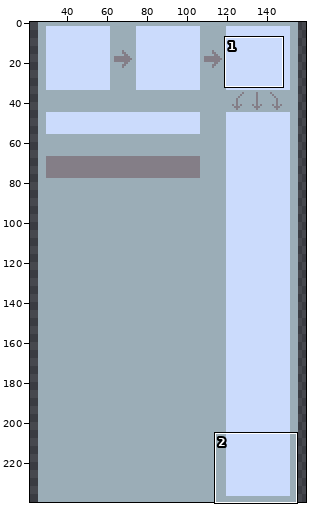
Pixel-art file: art/concept.ase. The first picture is a wide view before the edit; the outline marks the close-up.
Close-up. Before the edit:
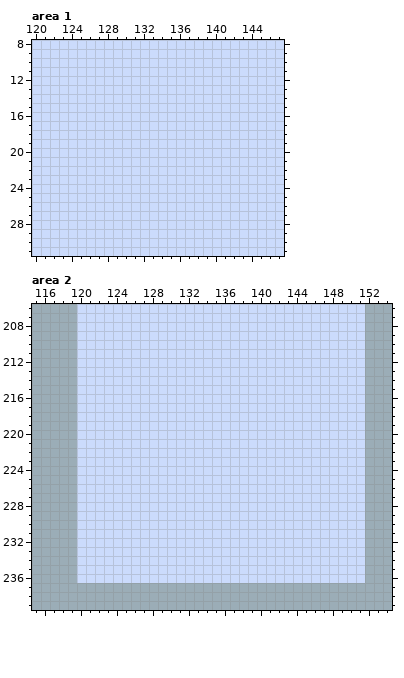
240x240 pixels, 1 frame. Shown: area 1: x 120..147, y 8..31; area 2: x 115..154, y 206..239. The wide view leaves out empty margins. The commit also changed other parts of the picture, which this record leaves out.
The same view after the edit:
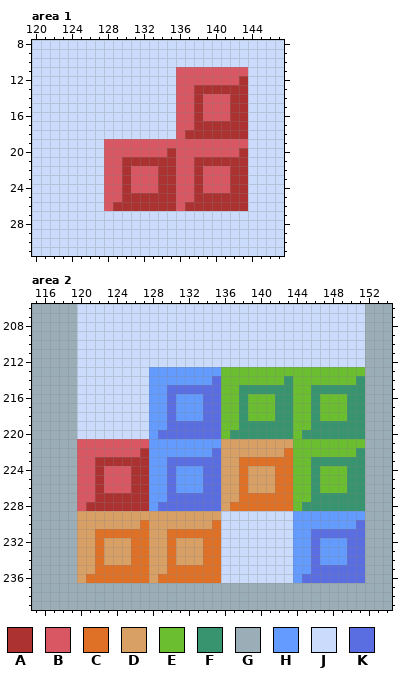
Palette (. is transparent): A #ac3232  B #d95763  C #df7126  D #d9a066  E #6abe30  F #37946e  G #9badb7  H #639bff  J #cbdbfc  K #5b6ee1
Changes in this commit:
layer "blocks" now shown
--- area 1, layer "blocks"
@@ x 120..147 @@
 10 JJJJJJJJJJJJJJJJJJJJJJJJJJJJ
-11 JJJJJJJJJJJJJJJJJJJJJJJJJJJJ
-12 JJJJJJJJJJJJJJJJJJJJJJJJJJJJ
-13 JJJJJJJJJJJJJJJJJJJJJJJJJJJJ
-14 JJJJJJJJJJJJJJJJJJJJJJJJJJJJ
-15 JJJJJJJJJJJJJJJJJJJJJJJJJJJJ
-16 JJJJJJJJJJJJJJJJJJJJJJJJJJJJ
-17 JJJJJJJJJJJJJJJJJJJJJJJJJJJJ
-18 JJJJJJJJJJJJJJJJJJJJJJJJJJJJ
-19 JJJJJJJJJJJJJJJJJJJJJJJJJJJJ
-20 JJJJJJJJJJJJJJJJJJJJJJJJJJJJ
-21 JJJJJJJJJJJJJJJJJJJJJJJJJJJJ
-22 JJJJJJJJJJJJJJJJJJJJJJJJJJJJ
-23 JJJJJJJJJJJJJJJJJJJJJJJJJJJJ
-24 JJJJJJJJJJJJJJJJJJJJJJJJJJJJ
-25 JJJJJJJJJJJJJJJJJJJJJJJJJJJJ
-26 JJJJJJJJJJJJJJJJJJJJJJJJJJJJ
+11 JJJJJJJJJJJJJJJJBBBBBBBBJJJJ
+12 JJJJJJJJJJJJJJJJBBBBBBBAJJJJ
+13 JJJJJJJJJJJJJJJJBBAAAAAAJJJJ
+14 JJJJJJJJJJJJJJJJBBABBBAAJJJJ
+15 JJJJJJJJJJJJJJJJBBABBBAAJJJJ
+16 JJJJJJJJJJJJJJJJBBABBBAAJJJJ
+17 JJJJJJJJJJJJJJJJBBAAAAAAJJJJ
+18 JJJJJJJJJJJJJJJJBAAAAAAAJJJJ
+19 JJJJJJJJBBBBBBBBBBBBBBBBJJJJ
+20 JJJJJJJJBBBBBBBABBBBBBBAJJJJ
+21 JJJJJJJJBBAAAAAABBAAAAAAJJJJ
+22 JJJJJJJJBBABBBAABBABBBAAJJJJ
+23 JJJJJJJJBBABBBAABBABBBAAJJJJ
+24 JJJJJJJJBBABBBAABBABBBAAJJJJ
+25 JJJJJJJJBBAAAAAABBAAAAAAJJJJ
+26 JJJJJJJJBAAAAAAABAAAAAAAJJJJ
 27 JJJJJJJJJJJJJJJJJJJJJJJJJJJJ
--- area 2, layer "blocks"
@@ x 115..154 @@
 212 GGGGGJJJJJJJJJJJJJJJJJJJJJJJJJJJJJJJJGGG
-213 GGGGGJJJJJJJJJJJJJJJJJJJJJJJJJJJJJJJJGGG
-214 GGGGGJJJJJJJJJJJJJJJJJJJJJJJJJJJJJJJJGGG
-215 GGGGGJJJJJJJJJJJJJJJJJJJJJJJJJJJJJJJJGGG
-216 GGGGGJJJJJJJJJJJJJJJJJJJJJJJJJJJJJJJJGGG
-217 GGGGGJJJJJJJJJJJJJJJJJJJJJJJJJJJJJJJJGGG
-218 GGGGGJJJJJJJJJJJJJJJJJJJJJJJJJJJJJJJJGGG
-219 GGGGGJJJJJJJJJJJJJJJJJJJJJJJJJJJJJJJJGGG
-220 GGGGGJJJJJJJJJJJJJJJJJJJJJJJJJJJJJJJJGGG
-221 GGGGGJJJJJJJJJJJJJJJJJJJJJJJJJJJJJJJJGGG
-222 GGGGGJJJJJJJJJJJJJJJJJJJJJJJJJJJJJJJJGGG
-223 GGGGGJJJJJJJJJJJJJJJJJJJJJJJJJJJJJJJJGGG
-224 GGGGGJJJJJJJJJJJJJJJJJJJJJJJJJJJJJJJJGGG
-225 GGGGGJJJJJJJJJJJJJJJJJJJJJJJJJJJJJJJJGGG
-226 GGGGGJJJJJJJJJJJJJJJJJJJJJJJJJJJJJJJJGGG
-227 GGGGGJJJJJJJJJJJJJJJJJJJJJJJJJJJJJJJJGGG
-228 GGGGGJJJJJJJJJJJJJJJJJJJJJJJJJJJJJJJJGGG
-229 GGGGGJJJJJJJJJJJJJJJJJJJJJJJJJJJJJJJJGGG
-230 GGGGGJJJJJJJJJJJJJJJJJJJJJJJJJJJJJJJJGGG
-231 GGGGGJJJJJJJJJJJJJJJJJJJJJJJJJJJJJJJJGGG
-232 GGGGGJJJJJJJJJJJJJJJJJJJJJJJJJJJJJJJJGGG
-233 GGGGGJJJJJJJJJJJJJJJJJJJJJJJJJJJJJJJJGGG
-234 GGGGGJJJJJJJJJJJJJJJJJJJJJJJJJJJJJJJJGGG
-235 GGGGGJJJJJJJJJJJJJJJJJJJJJJJJJJJJJJJJGGG
-236 GGGGGJJJJJJJJJJJJJJJJJJJJJJJJJJJJJJJJGGG
+213 GGGGGJJJJJJJJHHHHHHHHEEEEEEEEEEEEEEEEGGG
+214 GGGGGJJJJJJJJHHHHHHHKEEEEEEEFEEEEEEEFGGG
+215 GGGGGJJJJJJJJHHKKKKKKEEFFFFFFEEFFFFFFGGG
+216 GGGGGJJJJJJJJHHKHHHKKEEFEEEFFEEFEEEFFGGG
+217 GGGGGJJJJJJJJHHKHHHKKEEFEEEFFEEFEEEFFGGG
+218 GGGGGJJJJJJJJHHKHHHKKEEFEEEFFEEFEEEFFGGG
+219 GGGGGJJJJJJJJHHKKKKKKEEFFFFFFEEFFFFFFGGG
+220 GGGGGJJJJJJJJHKKKKKKKEFFFFFFFEFFFFFFFGGG
+221 GGGGGBBBBBBBBHHHHHHHHDDDDDDDDEEEEEEEEGGG
+222 GGGGGBBBBBBBAHHHHHHHKDDDDDDDCEEEEEEEFGGG
+223 GGGGGBBAAAAAAHHKKKKKKDDCCCCCCEEFFFFFFGGG
+224 GGGGGBBABBBAAHHKHHHKKDDCDDDCCEEFEEEFFGGG
+225 GGGGGBBABBBAAHHKHHHKKDDCDDDCCEEFEEEFFGGG
+226 GGGGGBBABBBAAHHKHHHKKDDCDDDCCEEFEEEFFGGG
+227 GGGGGBBAAAAAAHHKKKKKKDDCCCCCCEEFFFFFFGGG
+228 GGGGGBAAAAAAAHKKKKKKKDCCCCCCCEFFFFFFFGGG
+229 GGGGGDDDDDDDDDDDDDDDDJJJJJJJJHHHHHHHHGGG
+230 GGGGGDDDDDDDCDDDDDDDCJJJJJJJJHHHHHHHKGGG
+231 GGGGGDDCCCCCCDDCCCCCCJJJJJJJJHHKKKKKKGGG
+232 GGGGGDDCDDDCCDDCDDDCCJJJJJJJJHHKHHHKKGGG
+233 GGGGGDDCDDDCCDDCDDDCCJJJJJJJJHHKHHHKKGGG
+234 GGGGGDDCDDDCCDDCDDDCCJJJJJJJJHHKHHHKKGGG
+235 GGGGGDDCCCCCCDDCCCCCCJJJJJJJJHHKKKKKKGGG
+236 GGGGGDCCCCCCCDCCCCCCCJJJJJJJJHKKKKKKKGGG
 237 GGGGGGGGGGGGGGGGGGGGGGGGGGGGGGGGGGGGGGGG
Where, in picture pixels (left, top, right, bottom), the same in both close-ups:
changed: (104, 67, 248, 211)
changed: (77, 367, 365, 583)
